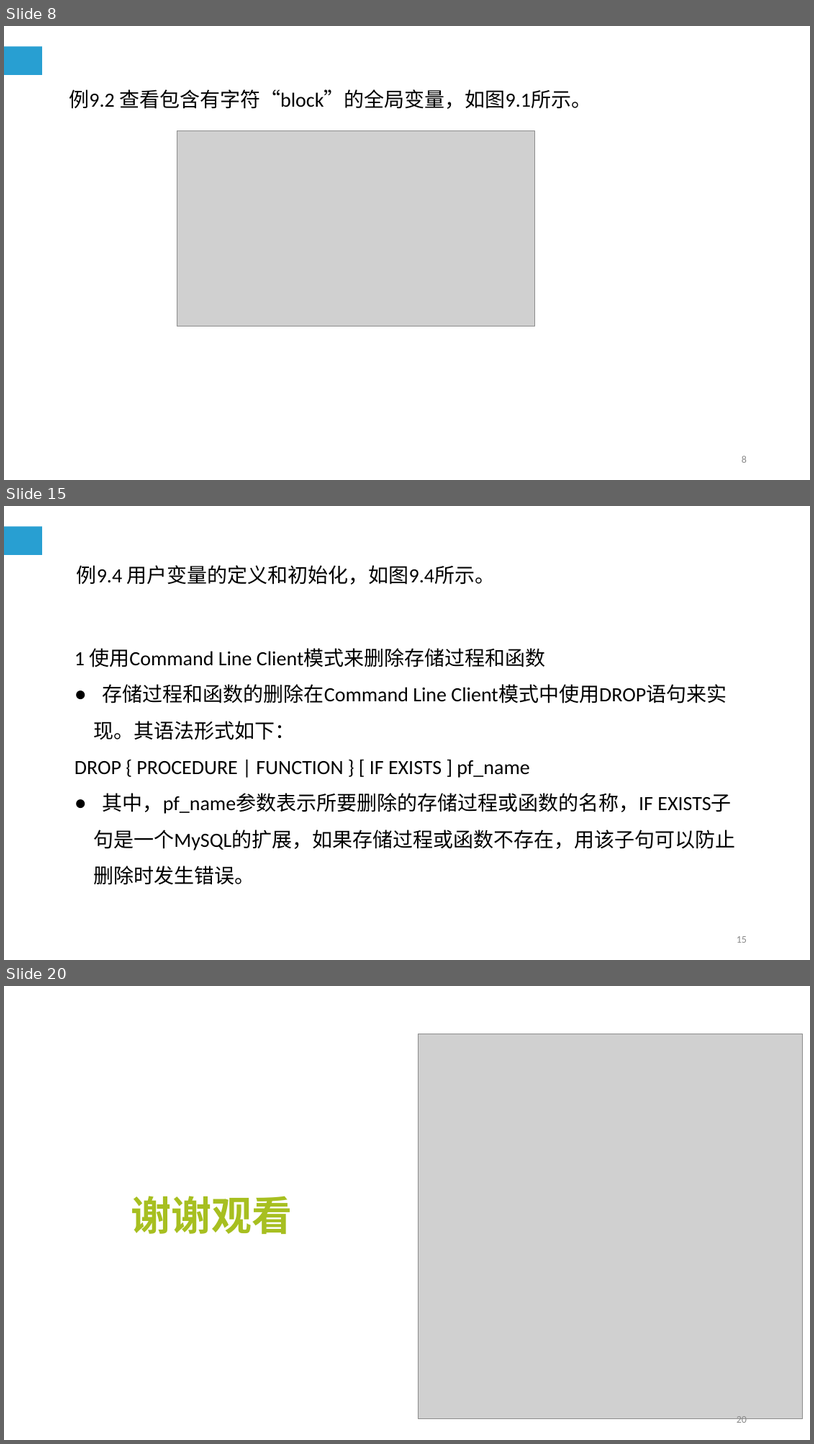
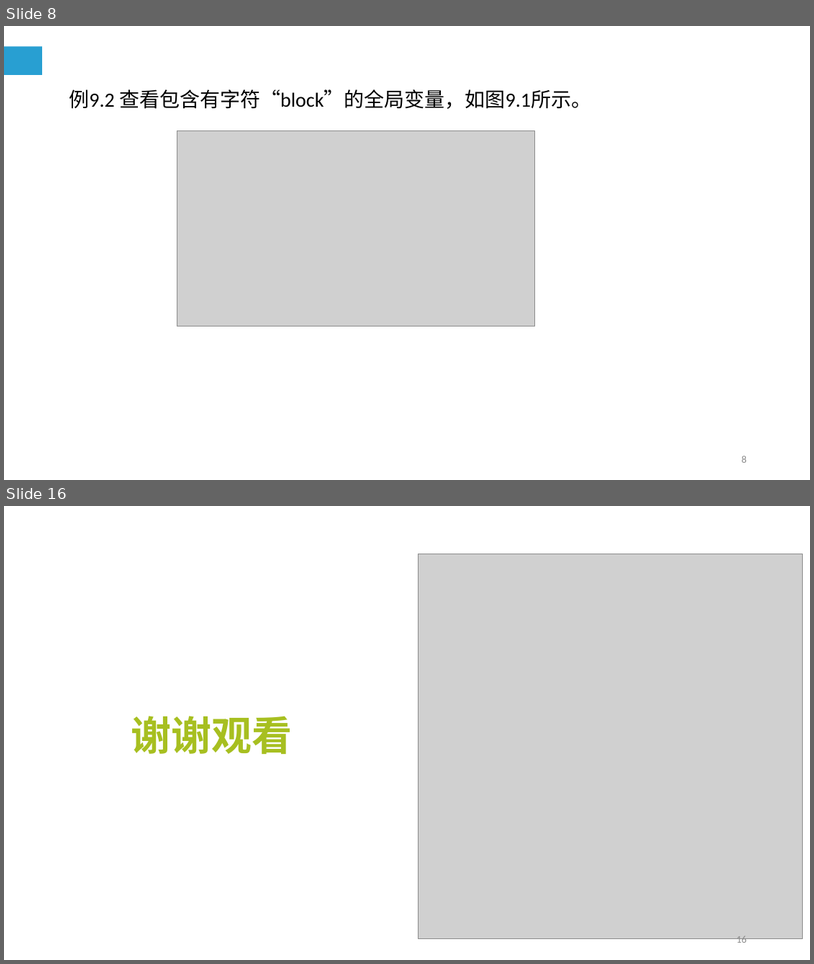
Before and after one commit to cqj726/mysql-s-PPT, a slide deck: PPT/第9章 MySQL编程基础（一）.ppt. Shown one above the other, each under a label of ours: slides 8, 15 and 20 before the commit, slides 8 and 16 after it; the slides between them are not shown. The pictures are 814x1444 and 814x964 pixels, drawn with LibreOffice and Linux fonts; fonts in the diff are those of the drawing; grey boxes stand for pictures. Boxes give left, top, right and bottom in pixels: in the first picture for what was removed or moved away, otherwise in the second. Text is boxed around its words. In the diff, an @@ line names an element or a change of style, - is before the commit and + after.

```diff
--- a/PPT/第9章 MySQL编程基础（一）.ppt
+++ b/PPT/第9章 MySQL编程基础（一）.ppt
@@ slide 15 removed at (4, 506, 810, 960), background #FFFFFF; not listed: 1 template element that a slide beside it also shows @@
@@ text removed at (77, 565, 495, 584) @@
-例9.4 用户变量的定义和初始化，如图9.4所示。
@@ text removed at (75, 648, 736, 885) @@
-1 使用Command Line Client模式来删除存储过程和函数
-● 存储过程和函数的删除在Command Line Client模式中使用DROP语句来实现。其语法形式如下：
-DROP { PROCEDURE | FUNCTION } [ IF EXISTS ] pf_name
-● 其中，pf_name参数表示所要删除的存储过程或函数的名称，IF EXISTS子句是一个MySQL的扩展，如果存储过程或函数不存在，用该子句可以防止删除时发生错误。
@@ page number removed at (737, 936, 747, 942) @@
-15
@@ what was slide 20 is now slide 16 @@
@@ page number at (737, 936, 747, 945): text changed @@
-20
+16
```
Also in this commit, not shown: 10 slides changed, 1 slide added, 4 other slides removed, 3 other files.
